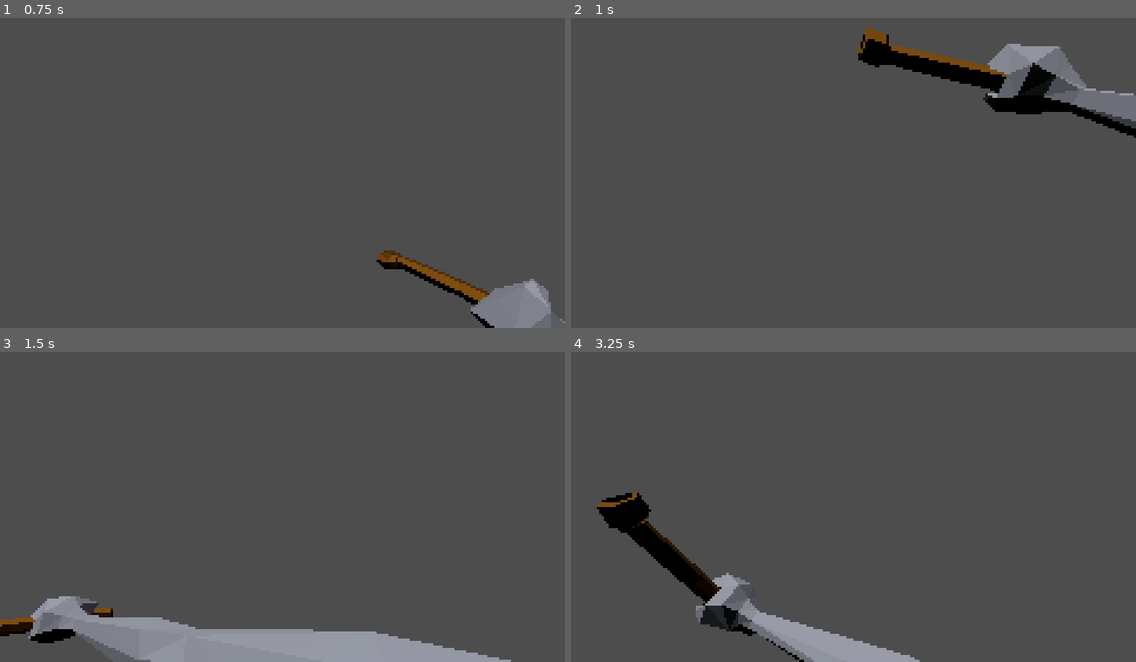
Above: before the commit, frames 1-4 (two rows, left to right).
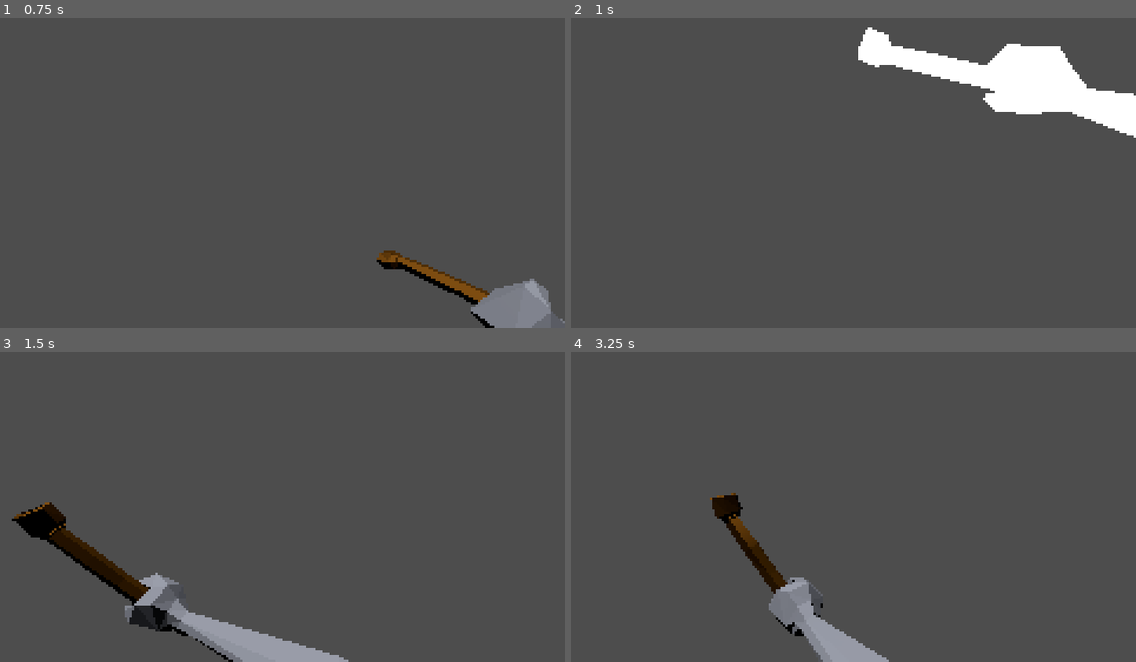
Above: after the commit, the same moments.

Repository: tm-nielsen/rizzfield
Game: Godot game, scene res://scenes/combat_test.tscn
Same seed, same stepped clock (60 frames per second), same inputs: the game is played once before the commit and once after it. The project has no main scene, so this scene is started directly.
Inputs (mouse positions are in pixels of both pictures, inside the frame that each line leads up to):
- Up to frame 1 (0.75 s): move the mouse to (406, 154) at 0.52 s; press the mouse at (406, 154) at 0.53 s
- Up to frame 2 (1 s): no input
- Up to frame 3 (1.5 s): move the mouse to (169, 519) at 1.27 s; release the mouse at (169, 519) at 1.28 s; click (169, 519) at 1.35 s
- Up to frame 4 (3.25 s): move the mouse to (910, 432) at 2.02 s; press the mouse at (910, 432) at 2.03 s; move the mouse to (825, 565) at 2.77 s; release the mouse at (825, 565) at 2.78 s; click (825, 565) at 2.85 s

Frame 1 is identical in both runs. In frame 2, 6.2% of the frame differs, in the area x 50-100%, y 3-39%; in frame 3, 10%, in the area x 0-91%, y 48-100%; in frame 4, 6.7%.

Commit message:
Optimized attack feel - cut anticipation frame from charged swing - added swing anticipation frame as separate animation that plays before an uncharged swing - refined attack manager script

Diff:
--- a/resources/animations/pipe_animation_library.tres
+++ b/resources/animations/pipe_animation_library.tres
@@ -177,10 +177,10 @@
 tracks/2/interp = 2
 tracks/2/loop_wrap = true
 tracks/2/keys = {
-"times": PackedFloat32Array(0, 0.25),
-"transitions": PackedFloat32Array(1, 1),
-"update": 0,
-"values": [Color(0, 0, 0, 1), Color(1, 1, 1, 1)]
+"times": PackedFloat32Array(0, 0.166667),
+"transitions": PackedFloat32Array(1, 1),
+"update": 0,
+"values": [Color(1, 1, 1, 1), Color(0, 0, 0, 1)]
 }
 tracks/3/type = "value"
 tracks/3/imported = false
@@ -189,10 +189,10 @@
 tracks/3/interp = 2
 tracks/3/loop_wrap = true
 tracks/3/keys = {
-"times": PackedFloat32Array(0, 0.25),
-"transitions": PackedFloat32Array(1, 1),
-"update": 0,
-"values": [Color(0, 0, 0, 1), Color(1, 1, 1, 1)]
+"times": PackedFloat32Array(0, 0.166667),
+"transitions": PackedFloat32Array(1, 1),
+"update": 0,
+"values": [Color(1, 1, 1, 1), Color(0, 0, 0, 1)]
 }
 
 [sub_resource type="Animation" id="Animation_ekcfv"]
@@ -239,7 +239,7 @@
 
 [sub_resource type="Animation" id="Animation_0sqvk"]
 resource_name = "swing"
-length = 0.666675
+length = 0.583341
 step = 0.0833333
 tracks/0/type = "value"
 tracks/0/imported = false
@@ -248,22 +248,22 @@
 tracks/0/interp = 0
 tracks/0/loop_wrap = true
 tracks/0/keys = {
-"times": PackedFloat32Array(-7.45058e-09, 0.0833333, 0.166667, 0.25, 0.5, 0.583333),
-"transitions": PackedFloat32Array(1, 1, 1, 1, 1, 1),
-"update": 0,
-"values": [Vector3(0.296425, 0.176973, -0.47535), Vector3(-0.930339, -0.462228, -0.8295), Vector3(-0.814989, -0.429267, -0.758806), Vector3(-0.398512, -0.310679, -0.637266), Vector3(-0.185742, -0.310679, -0.637266), Vector3(0.563262, -0.203082, -0.562045)]
-}
-tracks/1/type = "value"
-tracks/1/imported = false
-tracks/1/enabled = true
-tracks/1/path = NodePath("Models:rotation")
-tracks/1/interp = 0
-tracks/1/loop_wrap = true
-tracks/1/keys = {
-"times": PackedFloat32Array(-7.45058e-09, 0.0833333, 0.166667, 0.25, 0.5, 0.583333),
-"transitions": PackedFloat32Array(1, 1, 1, 1, 1, 1),
-"update": 0,
-"values": [Vector3(0.986535, -0.682338, -1.4291), Vector3(-0.186774, 0.647597, 1.55115), Vector3(-0.184052, 0.785902, 1.38232), Vector3(-0.116366, 0.980646, 0.635949), Vector3(-0.370728, 0.496074, 0.280253), Vector3(0.116524, -0.161318, -0.322788)]
+"times": PackedFloat32Array(0, 0.0833337, 0.166667, 0.416667, 0.5),
+"transitions": PackedFloat32Array(1, 1, 1, 1, 1),
+"update": 0,
+"values": [Vector3(-0.930339, -0.462228, -0.8295), Vector3(-0.814989, -0.429267, -0.758806), Vector3(-0.398512, -0.310679, -0.637266), Vector3(-0.185742, -0.310679, -0.637266), Vector3(0.563262, -0.203082, -0.562045)]
+}
+tracks/1/type = "value"
+tracks/1/imported = false
+tracks/1/enabled = true
+tracks/1/path = NodePath("Models:rotation")
+tracks/1/interp = 0
+tracks/1/loop_wrap = true
+tracks/1/keys = {
+"times": PackedFloat32Array(0, 0.0833337, 0.166667, 0.416667, 0.5),
+"transitions": PackedFloat32Array(1, 1, 1, 1, 1),
+"update": 0,
+"values": [Vector3(-0.186774, 0.647597, 1.55115), Vector3(-0.184052, 0.785902, 1.38232), Vector3(-0.116366, 0.980646, 0.635949), Vector3(-0.370728, 0.496074, 0.280253), Vector3(0.116524, -0.161318, -0.322788)]
 }
 tracks/2/type = "value"
 tracks/2/imported = false
@@ -272,7 +272,7 @@
 tracks/2/interp = 0
 tracks/2/loop_wrap = true
 tracks/2/keys = {
-"times": PackedFloat32Array(0.166667, 0.25, 0.333333, 0.5, 0.583333),
+"times": PackedFloat32Array(0.0833337, 0.166667, 0.25, 0.416667, 0.5),
 "transitions": PackedFloat32Array(1, 1, 1, 1, 1),
 "update": 0,
 "values": [Vector3(0, 0, 0), Vector3(-0.26483, -0.209563, 0.0865067), Vector3(0, 0, 0), Vector3(-0.0120639, 0.306741, 0.299086), Vector3(0, 0, 0)]
@@ -284,7 +284,7 @@
 tracks/3/interp = 0
 tracks/3/loop_wrap = true
 tracks/3/keys = {
-"times": PackedFloat32Array(0.0833333),
+"times": PackedFloat32Array(0),
 "transitions": PackedFloat32Array(1),
 "update": 0,
 "values": [Vector3(-0.288239, -0.78142, -2.181)]
@@ -296,7 +296,7 @@
 tracks/4/interp = 0
 tracks/4/loop_wrap = true
 tracks/4/keys = {
-"times": PackedFloat32Array(0.0833333),
+"times": PackedFloat32Array(0),
 "transitions": PackedFloat32Array(1),
 "update": 0,
 "values": [Vector3(0.0347755, 0.105406, -0.194942)]
@@ -308,10 +308,10 @@
 tracks/5/interp = 1
 tracks/5/loop_wrap = true
 tracks/5/keys = {
-"times": PackedFloat32Array(0, 0.0833333, 0.166667),
-"transitions": PackedFloat32Array(1, 1, 1),
+"times": PackedFloat32Array(0, 0.0833337),
+"transitions": PackedFloat32Array(1, 1),
 "update": 1,
-"values": [false, true, false]
+"values": [true, false]
 }
 tracks/6/type = "value"
 tracks/6/imported = false
@@ -320,10 +320,10 @@
 tracks/6/interp = 0
 tracks/6/loop_wrap = true
 tracks/6/keys = {
-"times": PackedFloat32Array(0, 0.0833333, 0.166667),
-"transitions": PackedFloat32Array(1, 1, 1),
-"update": 0,
-"values": [Color(0, 0, 0, 1), Color(1, 1, 1, 1), Color(0, 0, 0, 1)]
+"times": PackedFloat32Array(3.72529e-08, 0.0833334),
+"transitions": PackedFloat32Array(1, 1),
+"update": 0,
+"values": [Color(1, 1, 1, 1), Color(0, 0, 0, 1)]
 }
 tracks/7/type = "value"
 tracks/7/imported = false
@@ -332,10 +332,39 @@
 tracks/7/interp = 1
 tracks/7/loop_wrap = true
 tracks/7/keys = {
-"times": PackedFloat32Array(0),
+"times": PackedFloat32Array(3.72529e-08),
 "transitions": PackedFloat32Array(1),
 "update": 0,
 "values": [Color(0, 0, 0, 1)]
+}
+
+[sub_resource type="Animation" id="Animation_jkwwg"]
+resource_name = "swing_windup"
+length = 0.0833416
+step = 0.0833333
+tracks/0/type = "value"
+tracks/0/imported = false
+tracks/0/enabled = true
+tracks/0/path = NodePath("Models:position")
+tracks/0/interp = 0
+tracks/0/loop_wrap = true
+tracks/0/keys = {
+"times": PackedFloat32Array(-7.45058e-09),
+"transitions": PackedFloat32Array(1),
+"update": 0,
+"values": [Vector3(0.296425, 0.176973, -0.47535)]
+}
+tracks/1/type = "value"
+tracks/1/imported = false
+tracks/1/enabled = true
+tracks/1/path = NodePath("Models:rotation")
+tracks/1/interp = 0
+tracks/1/loop_wrap = true
+tracks/1/keys = {
+"times": PackedFloat32Array(-7.45058e-09),
+"transitions": PackedFloat32Array(1),
+"update": 0,
+"values": [Vector3(0.986535, -0.682338, -1.4291)]
 }
 
 [resource]
@@ -344,5 +373,6 @@
 &"charge": SubResource("Animation_w6gk5"),
 &"hold_charge": SubResource("Animation_rlw5b"),
 &"idle": SubResource("Animation_ekcfv"),
-&"swing": SubResource("Animation_0sqvk")
-}
+&"swing": SubResource("Animation_0sqvk"),
+&"swing_windup": SubResource("Animation_jkwwg")
+}
--- a/scripts/player/attack_manager.gd
+++ b/scripts/player/attack_manager.gd
@@ -1,20 +1,26 @@
 extends Node3D
 
-enum AttackState {IDLE, CHARGING, CHARGED, SWINGING}
+enum AttackState {
+    IDLE, CHARGING, CHARGED,
+    STARTING_WEAK_SWING, SWINGING
+}
 var state: AttackState
 
 @export var animator: AnimationPlayer
+
+var attack_pressed: bool;
 
 
 func _ready() -> void:
     animator.animation_finished.connect(_on_animation_finished)
 
 func _process(_delta: float) -> void:
-    if Input.is_action_pressed("attack"):
-        if state == AttackState.IDLE: set_state(AttackState.CHARGING)
-    else: match state:
-        # AttackState.CHARGING: set_state(AttackState.IDLE)
-        AttackState.CHARGED: set_state(AttackState.SWINGING)
+    attack_pressed = Input.is_action_pressed("attack")
+    match state:
+        AttackState.IDLE:
+            if attack_pressed: set_state(AttackState.CHARGING)
+        AttackState.CHARGED:
+            if !attack_pressed: set_state(AttackState.SWINGING)
 
 
 func set_state(new_state: AttackState):
@@ -22,11 +28,15 @@
         AttackState.IDLE: animator.play("idle")
         AttackState.CHARGING: animator.play("charge")
         AttackState.CHARGED: animator.play("hold_charge")
+        AttackState.STARTING_WEAK_SWING: animator.play("swing_windup")
         AttackState.SWINGING: animator.play("swing")
     state = new_state
 
 
-func _on_animation_finished(animation_name: String):
-    match animation_name:
-        "charge": set_state(AttackState.CHARGED)
-        "swing": set_state(AttackState.IDLE)
+func _on_animation_finished(_animation_name: String):
+    match state:
+        AttackState.CHARGING:
+            if (attack_pressed): set_state(AttackState.CHARGED)
+            else: set_state(AttackState.STARTING_WEAK_SWING)
+        AttackState.STARTING_WEAK_SWING: set_state(AttackState.SWINGING)
+        AttackState.SWINGING: set_state(AttackState.IDLE)
Not shown: 1 places in resources/animations/pipe_animation_library.tres that only renumber resources
